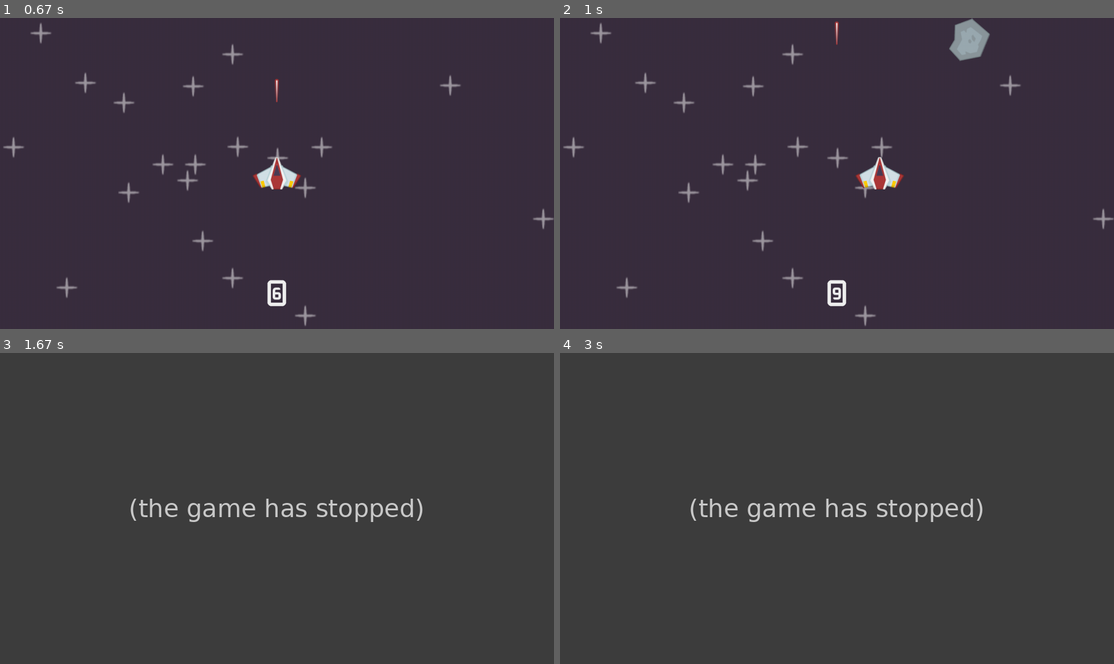
Above: before the commit, frames 1-4 (two rows, left to right).
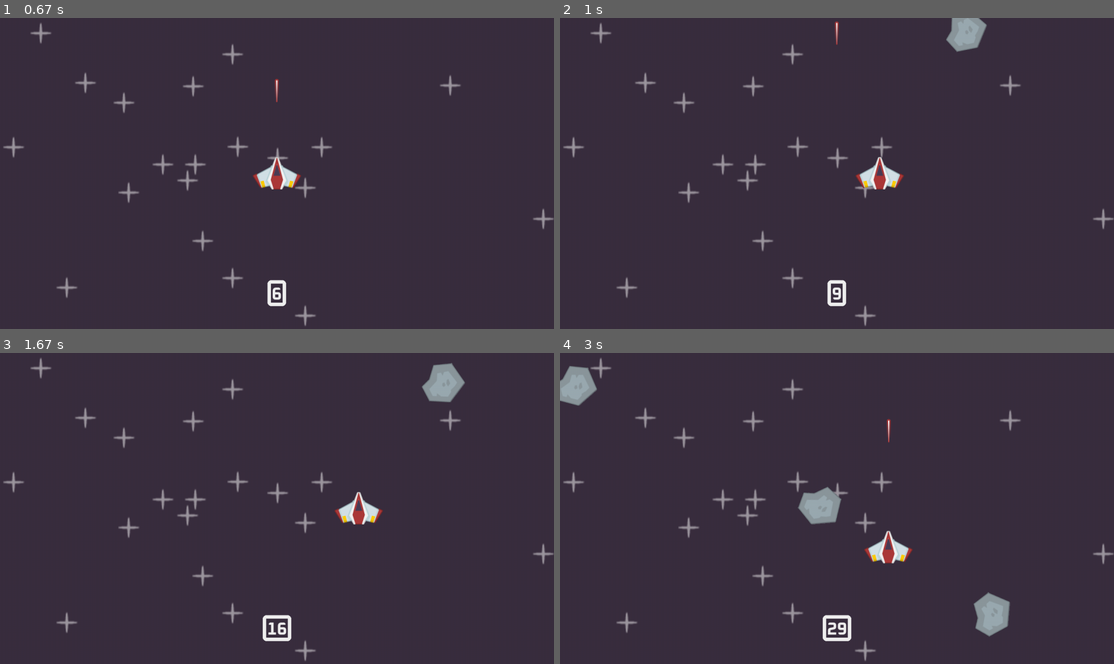
Above: after the commit, the same moments.

Repository: StefMcCuistion/PyGame-Practice-Exercises
Game: pygame game, started from src/space_shooter/code/main.py
The game is run twice, just before and just after one commit, with the same random seed, the same clock (stepped at 60 frames per second) and the same inputs.
Inputs:
- Up to frame 1 (0.67 s): tap Space at 0.33 s
- Up to frame 2 (1 s): hold Right from 0.67 s (still down); tap Space at 0.73 s
- Up to frame 3 (1.67 s): tap Space at 1.03, 1.57 s; release Right at 1.13 s; hold Right from 1.5 s (still down)
- Up to frame 4 (3 s): tap Space at 1.87, 2.07, 2.37, 2.63 s; release Right at 1.97 s; hold Left 2-2.53 s; hold Down 2.57-2.87 s

Frame 1 is identical in both runs. In frame 2, 0.4% of the frame differs, in the area x 69-78%, y 0-14%; in frame 3, 3.6%; in frame 4, 4.9%, in the area x 0-100%, y 1-100%.
Before the commit the program exited at 1.57 s; later frames show no game.

Commit message:
Smoothed meteor rotation by setting meteor rect to match rotated surfaces

Diff:
--- a/src/space_shooter/code/main.py
+++ b/src/space_shooter/code/main.py
@@ -77,6 +77,7 @@
             # Rotation
             self.rotation += self.roto_speed * dt
             self.image = OwO.transform.rotozoom(self.og_surf, self.rotation, 1)
+            self.rect = self.image.get_frect(center = self.rect.center)
 
     def collision():
         global running
